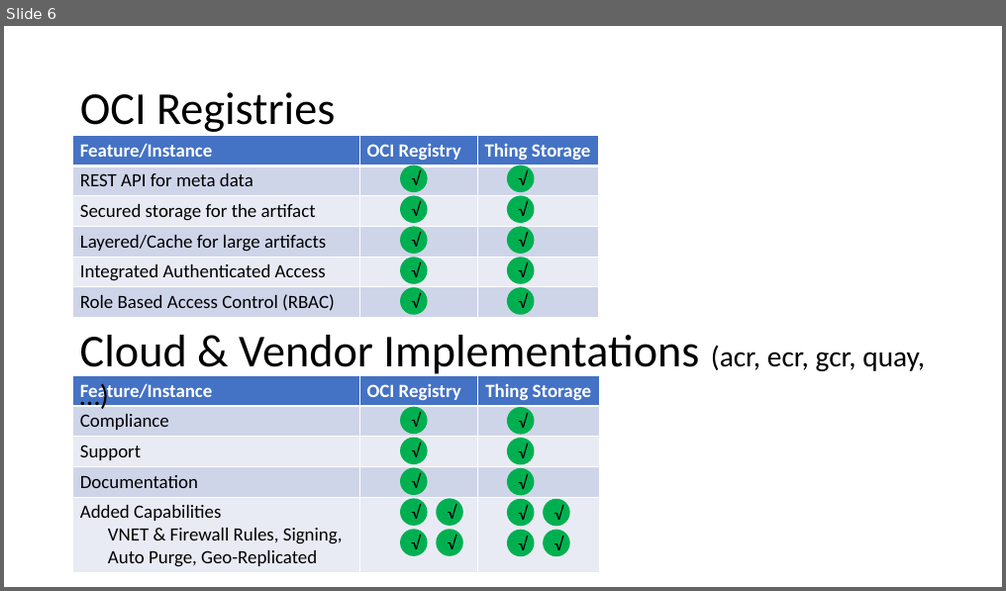
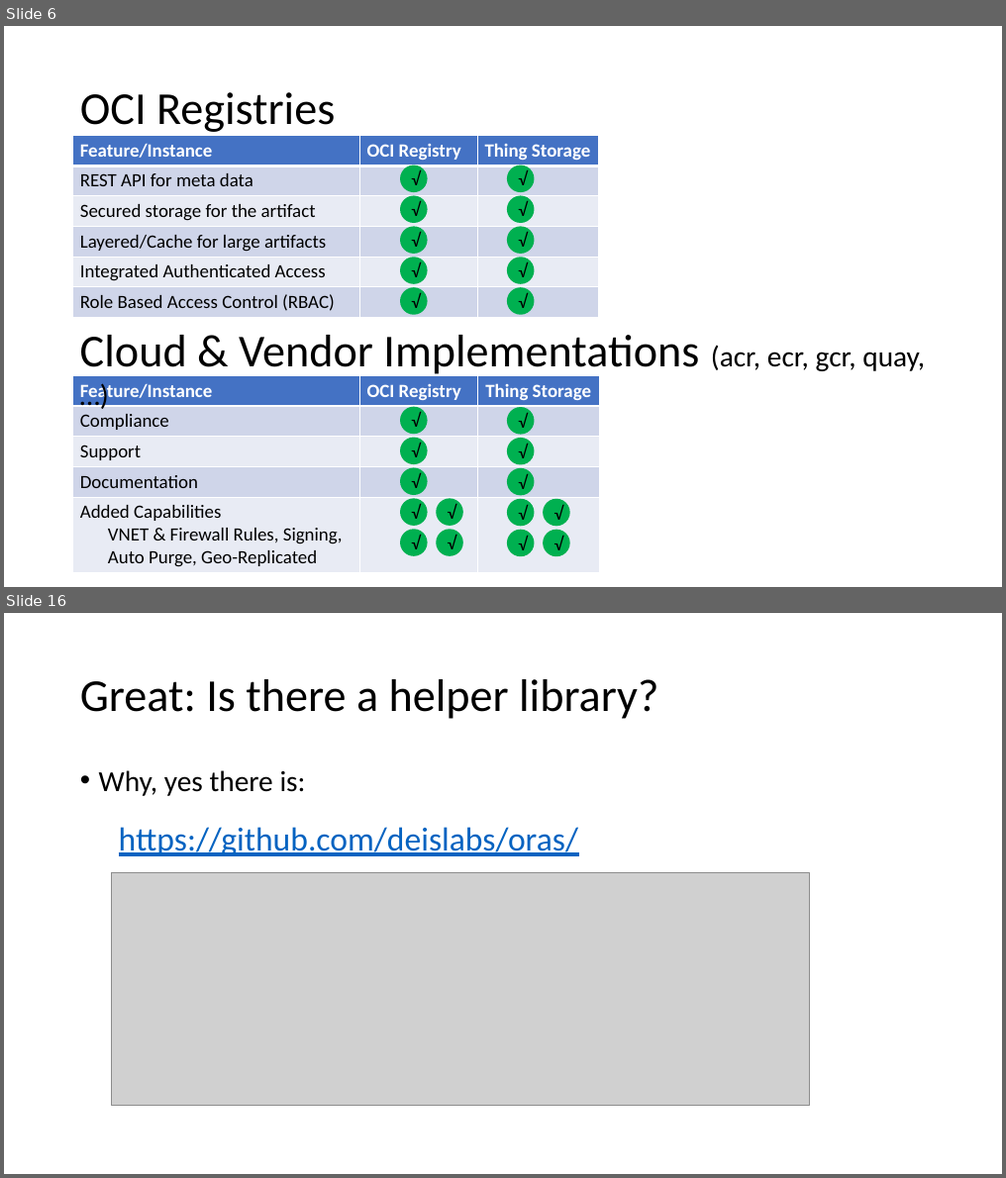
Before and after one commit to SteveLasker/Presentations, a slide deck: ACR/OCIArtifactRegistries.pptm. Shown one above the other, each under a label of ours: slide 6 before the commit, slides 6 and 16 after it; the slides between them are not shown. The pictures are 1006x591 and 1006x1178 pixels, drawn with LibreOffice and Linux fonts; fonts in the diff are those of the drawing; grey boxes stand for pictures. Boxes give left, top, right and bottom in pixels: in the first picture for what was removed or moved away, otherwise in the second. Text is boxed around its words. In the diff, an @@ line names an element or a change of style, - is before the commit and + after.

```diff
--- a/ACR/OCIArtifactRegistries.pptm
+++ b/ACR/OCIArtifactRegistries.pptm
@@ slide 16 added at [4, 613, 1002, 1174], background #FFFFFF @@
@@ title added at [80, 679, 658, 719], 44 pt, text #000000 @@
+Great: Is there a helper library?
@@ text added at [99, 770, 306, 796], 28 pt, text #000000 @@
+• Why, yes there is:
@@ text added at [119, 827, 578, 857], 32 pt, text #0563C1, underline @@
+https://github.com/deislabs/oras/
@@ picture added at [111, 873, 809, 1106] @@
```
Also in this commit, not shown: 2 slides changed, 10 other slides added.
